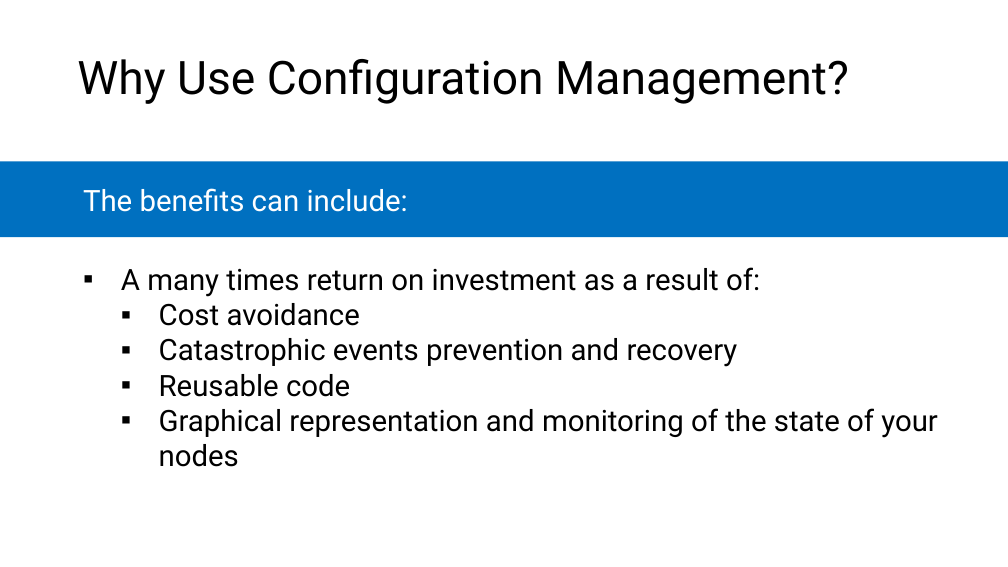
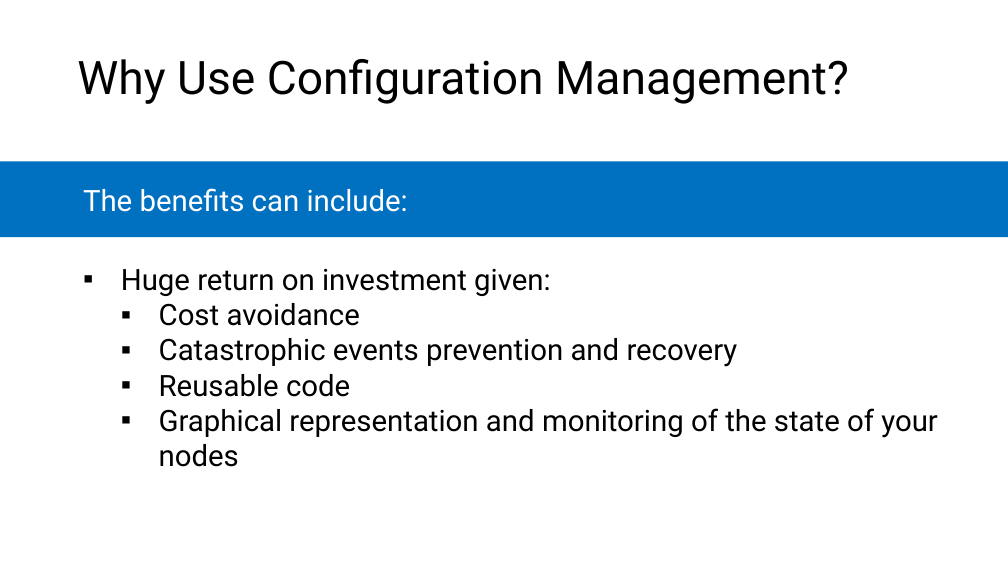
Before and after one commit to microsoft/AcademicContent, a slide deck: slide 4 of Complimentary Course Content/Module7/Lessons/Module7_Lesson2 Configuration Management.pptx. Drawn at 1008x567 pixels with LibreOffice and Linux fonts; fonts in the diff are those of the drawing. Boxes give left, top, right and bottom in pixels: in the first picture for what was removed or moved away, otherwise in the second. Text is boxed around its words. In the diff, an @@ line names an element or a change of style, - is before the commit and + after.

```diff
--- a/Complimentary Course Content/Module7/Lessons/Module7_Lesson2 Configuration Management.pptx
+++ b/Complimentary Course Content/Module7/Lessons/Module7_Lesson2 Configuration Management.pptx
@@ text at bbox=[121, 269, 551, 296]: text changed @@
-    ▪ A many times return on investment as a result of:
+    ▪ Huge return on investment given:
```
Also in this commit, not shown: 4 other slides changed, 1 other file.
